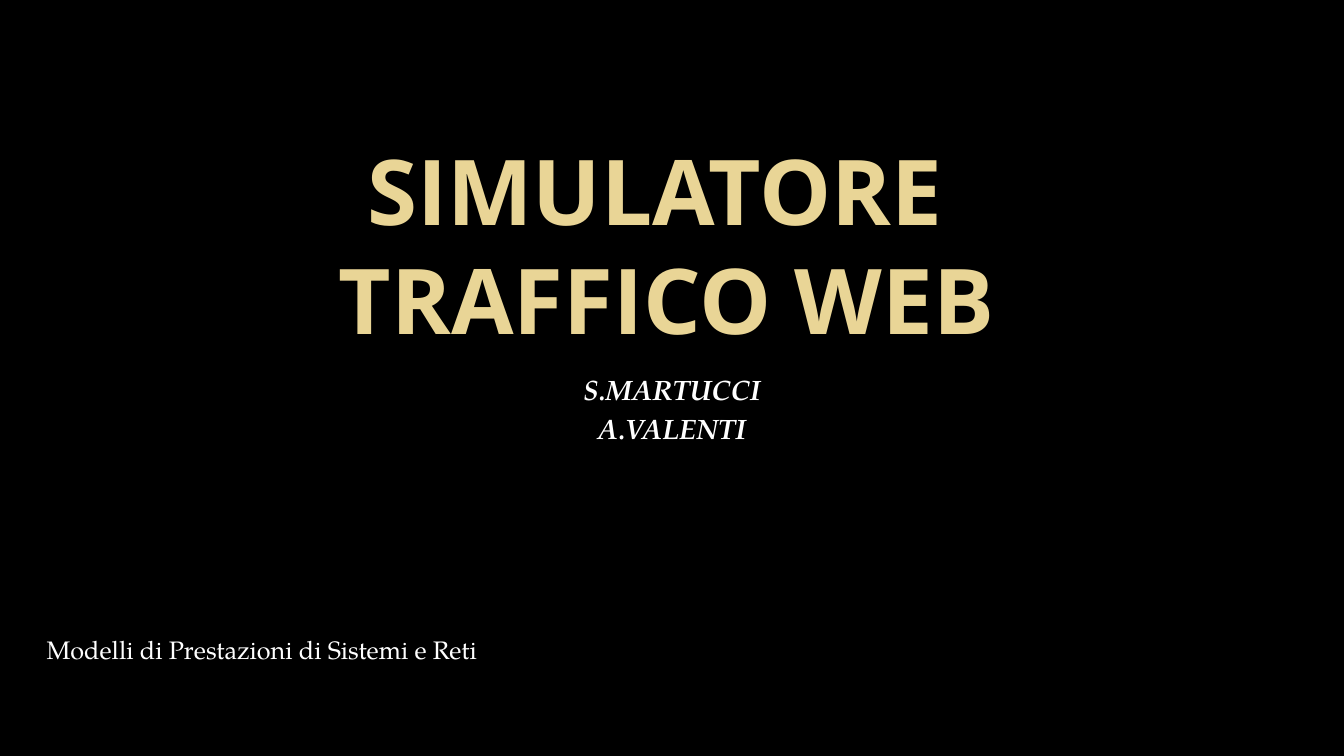
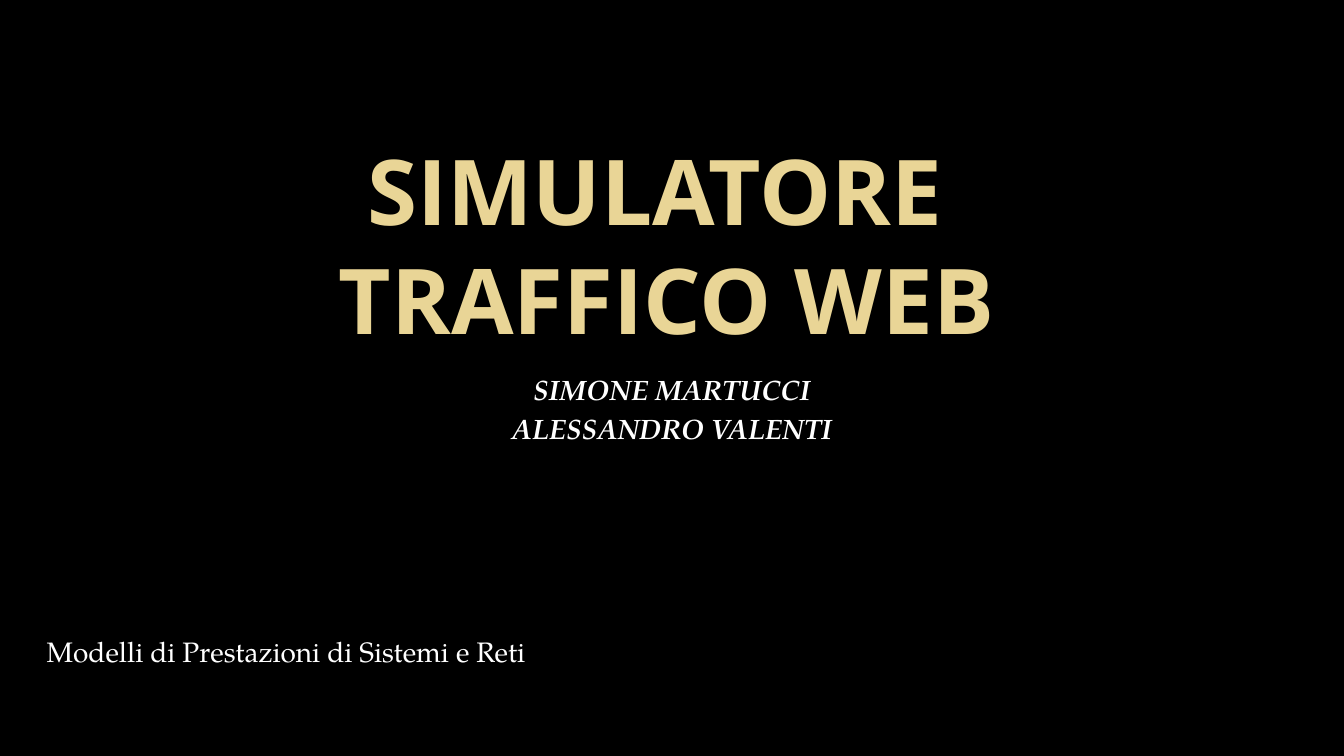
Before and after one commit to alexiey91/Progetto-MPSR, a slide deck: slide 1 of Presentazione/Presentazione - FINALE.pptx. Drawn at 1344x756 pixels with LibreOffice and Linux fonts; fonts in the diff are those of the drawing; background and template pictures are left out. Boxes give left, top, right and bottom in pixels: in the first picture for what was removed or moved away, otherwise in the second. Text is boxed around its words. In the diff, an @@ line names an element or a change of style, - is before the commit and + after.

```diff
--- a/Presentazione/Presentazione - FINALE.pptx
+++ b/Presentazione/Presentazione - FINALE.pptx
@@ subtitle at bbox=[512, 380, 832, 440]: text changed @@
-S.MARTUCCI
-A.VALENTI
+SIMONE MARTUCCI
+ALESSANDRO VALENTI
@@ text "Modelli di Prestazioni di Sistemi ..." at bbox=[47, 641, 525, 663]: size 18 to 20 pt @@
```
Also in this commit, not shown: 8 other slides changed.
